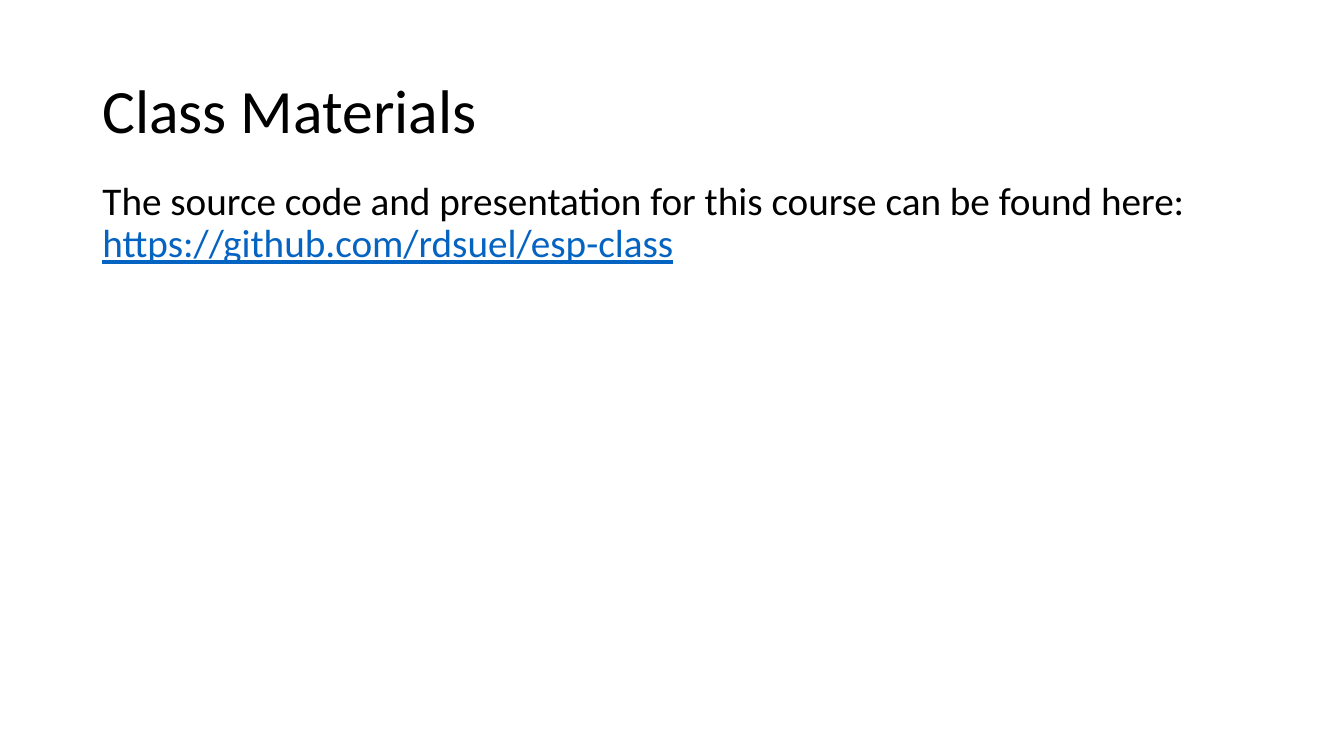
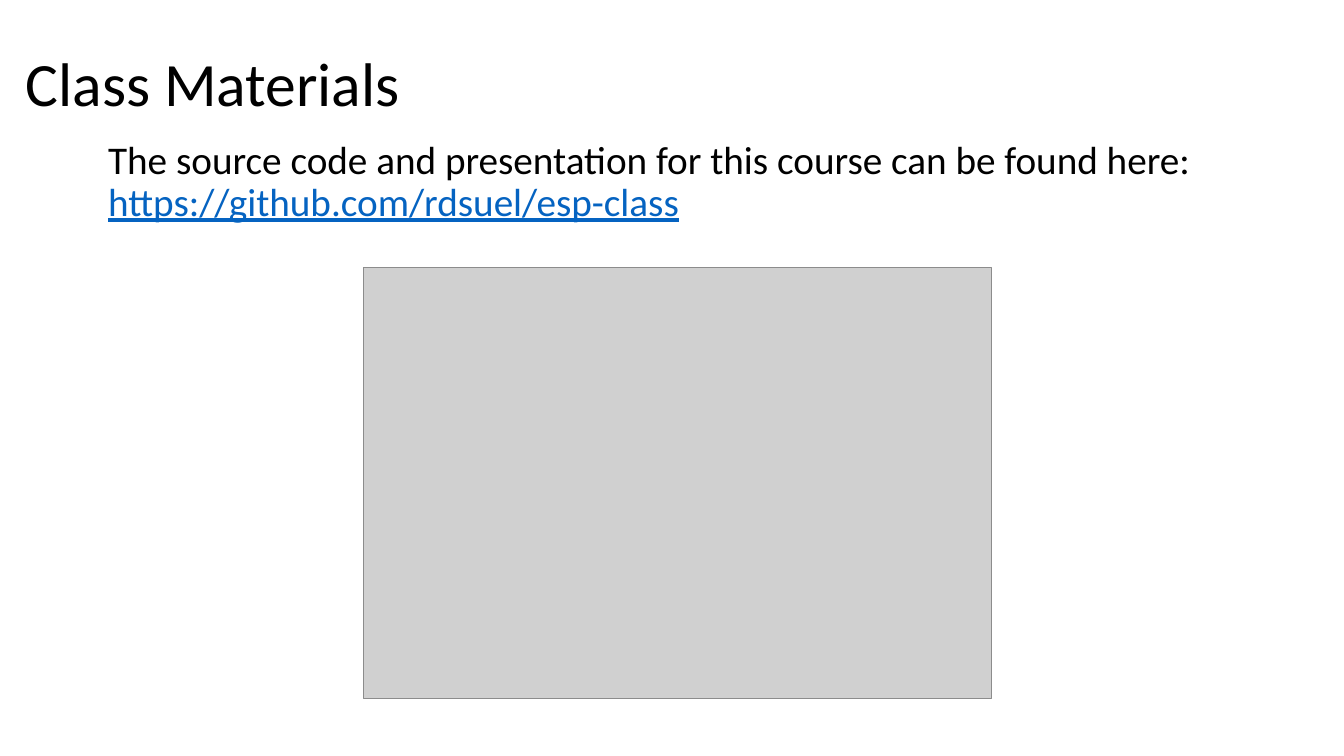
Before and after one commit to rdsuel/esp-class, a slide deck: slide 2 of Presentation.pptx. Drawn at 1344x756 pixels with LibreOffice and Linux fonts; fonts in the diff are those of the drawing; grey boxes stand for pictures. Boxes give left, top, right and bottom in pixels: in the first picture for what was removed or moved away, otherwise in the second. Text is boxed around its words. In the diff, an @@ line names an element or a change of style, - is before the commit and + after.

```diff
--- a/Presentation.pptx
+++ b/Presentation.pptx
@@ title "Class Materials": place and size @@
-title "Class Materials" at <box>102,90,476,134</box>
+title "Class Materials" at <box>26,63,399,107</box>
@@ text "The source code and presentation ...": place and size @@
-text "The source code and presentation ..." at <box>102,187,1184,264</box>
+text "The source code and presentation ..." at <box>108,146,1190,223</box>
@@ picture added at <box>364,268,992,699</box> @@
```
Also in this commit, not shown: 4 other slides changed.
